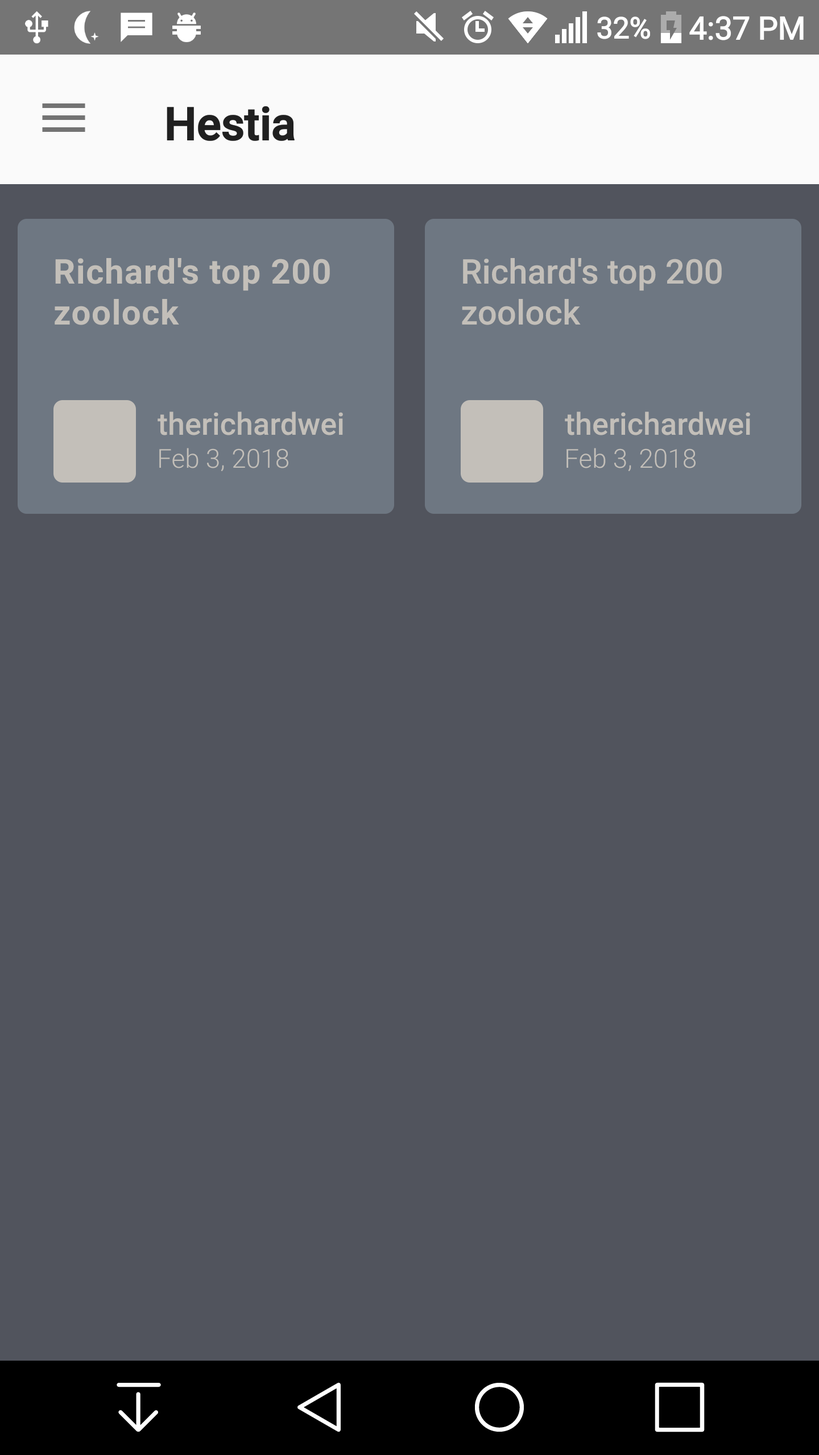
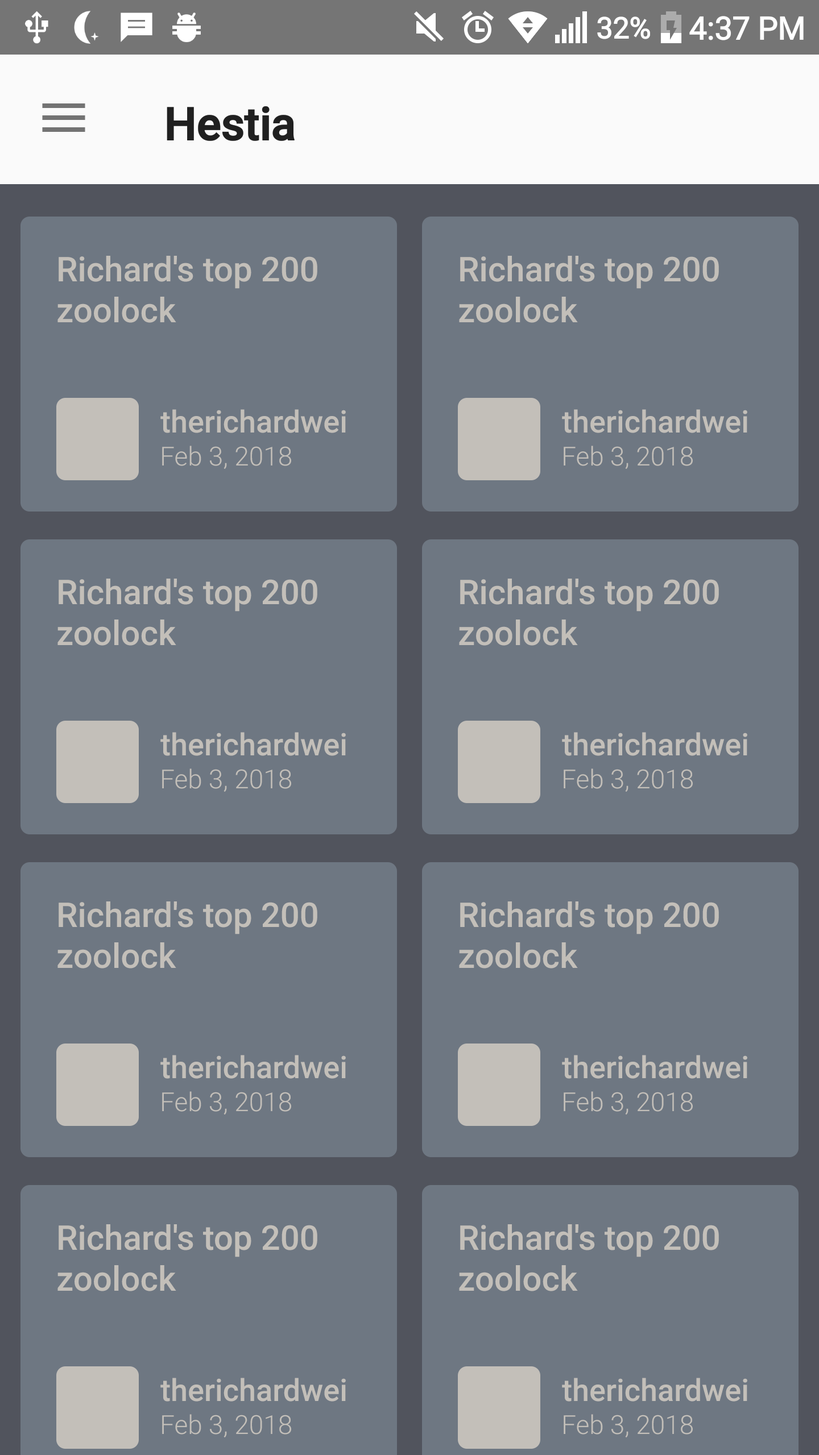
Layered file, before and after one edit (819x1455). Changes by layer:
removed group "Bottom 6 copy" (6 layers) over [left=424, top=218, right=802, bottom=514]
added group "Bottom full" with 15 layers above "Bottom 5" over [left=17, top=216, right=799, bottom=1455]
added layer "Flat copy 7" in group "Bottom full" over [left=421, top=1185, right=799, bottom=1455]
added layer "Flat copy 6" in group "Bottom full" over [left=20, top=1185, right=397, bottom=1455]
added layer "Flat copy 5" in group "Bottom full" over [left=421, top=862, right=799, bottom=1158]
added layer "Flat copy 4" in group "Bottom full" over [left=20, top=862, right=397, bottom=1158]
added layer "Flat copy 3" in group "Bottom full" over [left=421, top=539, right=799, bottom=835]
added layer "Flat copy 2" in group "Bottom full" over [left=20, top=539, right=397, bottom=835]
added layer "Flat copy" in group "Bottom full" over [left=421, top=216, right=799, bottom=512]
renamed "Richard's top 200 zoolock" to "Flat", moved it into group "Bottom full", painted on it over [left=20, top=216, right=722, bottom=512]
removed group "meta" (1st of 2, in "Bottom 6 copy") (3 layers) from group "Bottom 6 copy" over [left=460, top=400, right=750, bottom=483]
removed layer "Rectangle 9" (1st of 4, in "Bottom 6 copy" › "meta") from group "meta" over [left=460, top=400, right=543, bottom=483]
removed layer "therichardwei" (1st of 10, in "Bottom 6 copy" › "meta") from group "meta" over [left=564, top=411, right=750, bottom=436]
removed layer "date" (1st of 4, in "Bottom 6 copy" › "meta") from group "meta" over [left=566, top=447, right=696, bottom=472]
removed layer "Rectangle 8" (1st of 4, in "Bottom 6 copy") from group "Bottom 6 copy" over [left=424, top=218, right=802, bottom=514]
renamed "Bottom 6" to "PS card", hid the group it (6 layers), moved it into group "Bottom full" over [left=17, top=218, right=394, bottom=514]
painted on "Rectangle 7" over [left=0, top=1360, right=819, bottom=1455]
